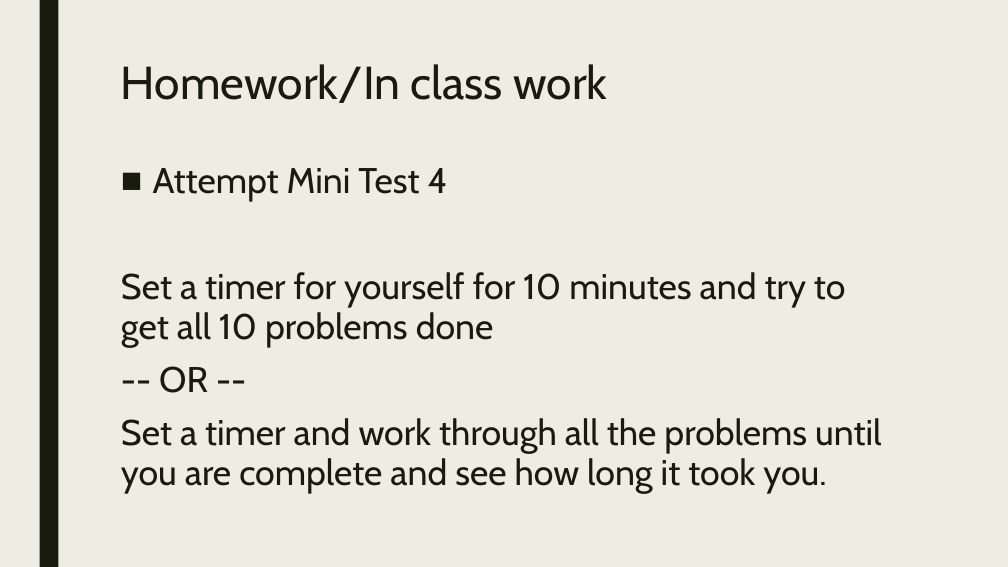
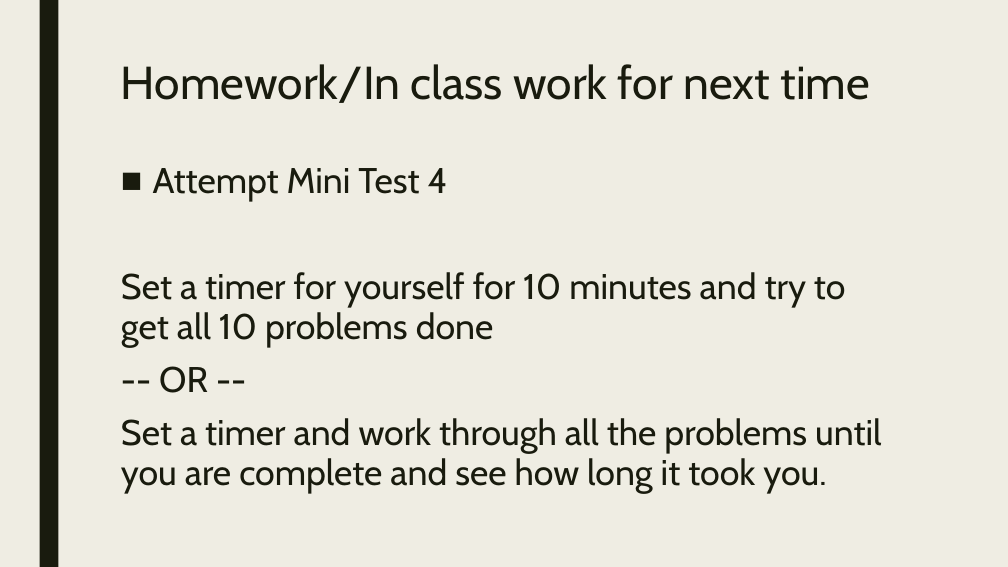
Before and after one commit to codecuddy/pre_calc, a slide deck: slide 17 of _PowerPoints/2nd Semester/Unit 9 ACT/PreCalc_Day_063 ACT Abbreviated Test.pptx (slide 15 before the commit). Drawn at 1008x567 pixels with LibreOffice and Linux fonts; fonts in the diff are those of the drawing. Boxes give left, top, right and bottom in pixels: in the first picture for what was removed or moved away, otherwise in the second. Text is boxed around its words. In the diff, an @@ line names an element or a change of style, - is before the commit and + after.

```diff
--- a/_PowerPoints/2nd Semester/Unit 9 ACT/PreCalc_Day_063 ACT Abbreviated Test.pptx
+++ b/_PowerPoints/2nd Semester/Unit 9 ACT/PreCalc_Day_063 ACT Abbreviated Test.pptx
@@ title at box(121, 64, 871, 103): text changed @@
-Homework/In class work
+Homework/In class work for next time
```
Also in this commit, not shown: 3 other slides changed, 2 slides added, 1 other file.
